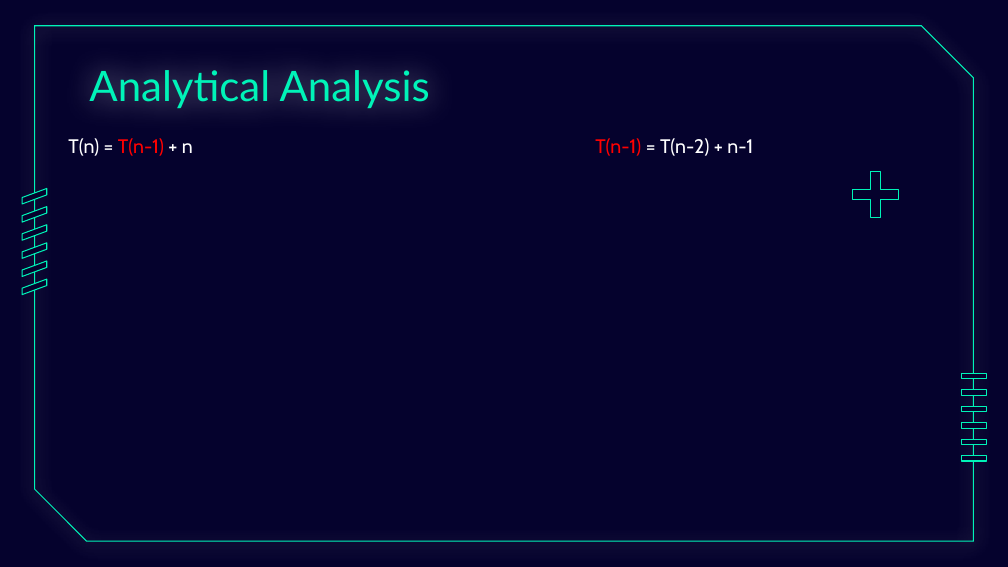
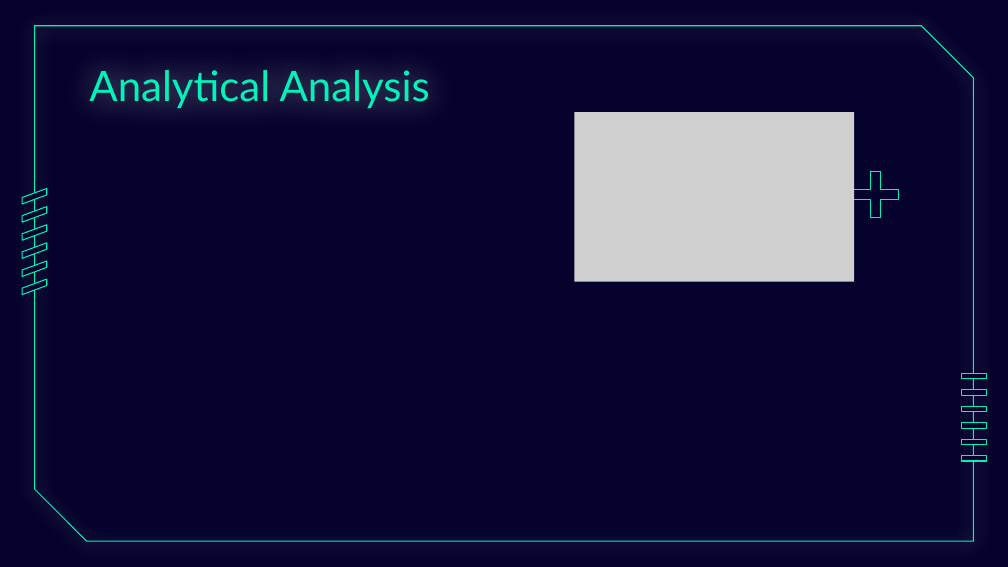
Before and after one commit to MohamedHussein811/Divide-and-Conquer, a slide deck: slide 8 of Divide And Conquer Explaination.pptx. Drawn at 1008x567 pixels with LibreOffice and Linux fonts; fonts in the diff are those of the drawing; grey boxes stand for pictures; background and template pictures are left out. Boxes give left, top, right and bottom in pixels: in the first picture for what was removed or moved away, otherwise in the second. Text is boxed around its words. In the diff, an @@ line names an element or a change of style, - is before the commit and + after.

```diff
--- a/Divide And Conquer Explaination.pptx
+++ b/Divide And Conquer Explaination.pptx
@@ picture added at (575,112,855,281) @@
@@ subtitle removed at (68,138,193,156) @@
-T(n) = T(n-1) + n
@@ text removed at (595,138,753,156) @@
-T(n-1) = T(n-2) + n-1
```
Also in this commit, not shown: 3 other slides changed, 6 slides added, 6 slides removed.
